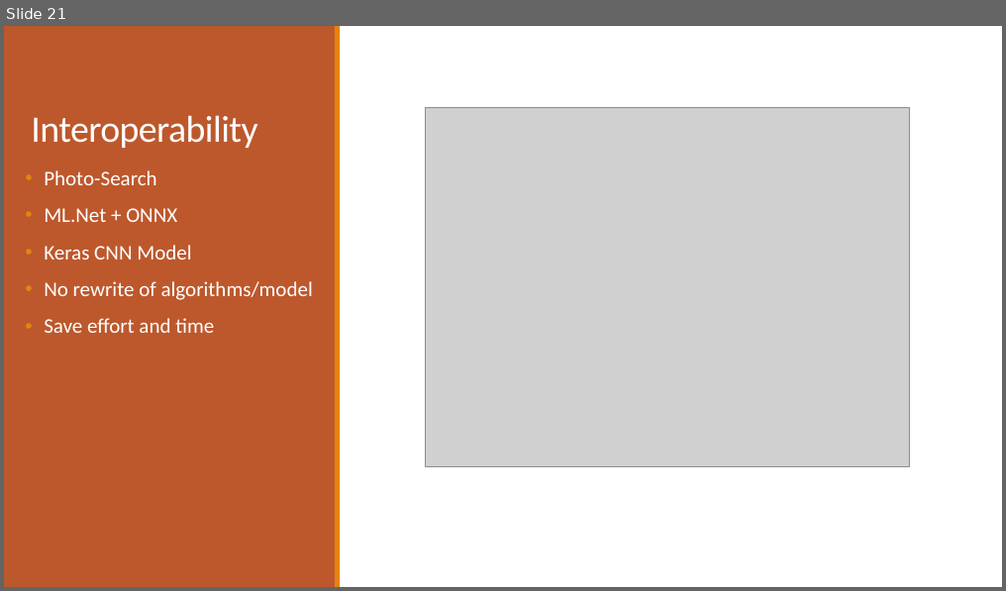
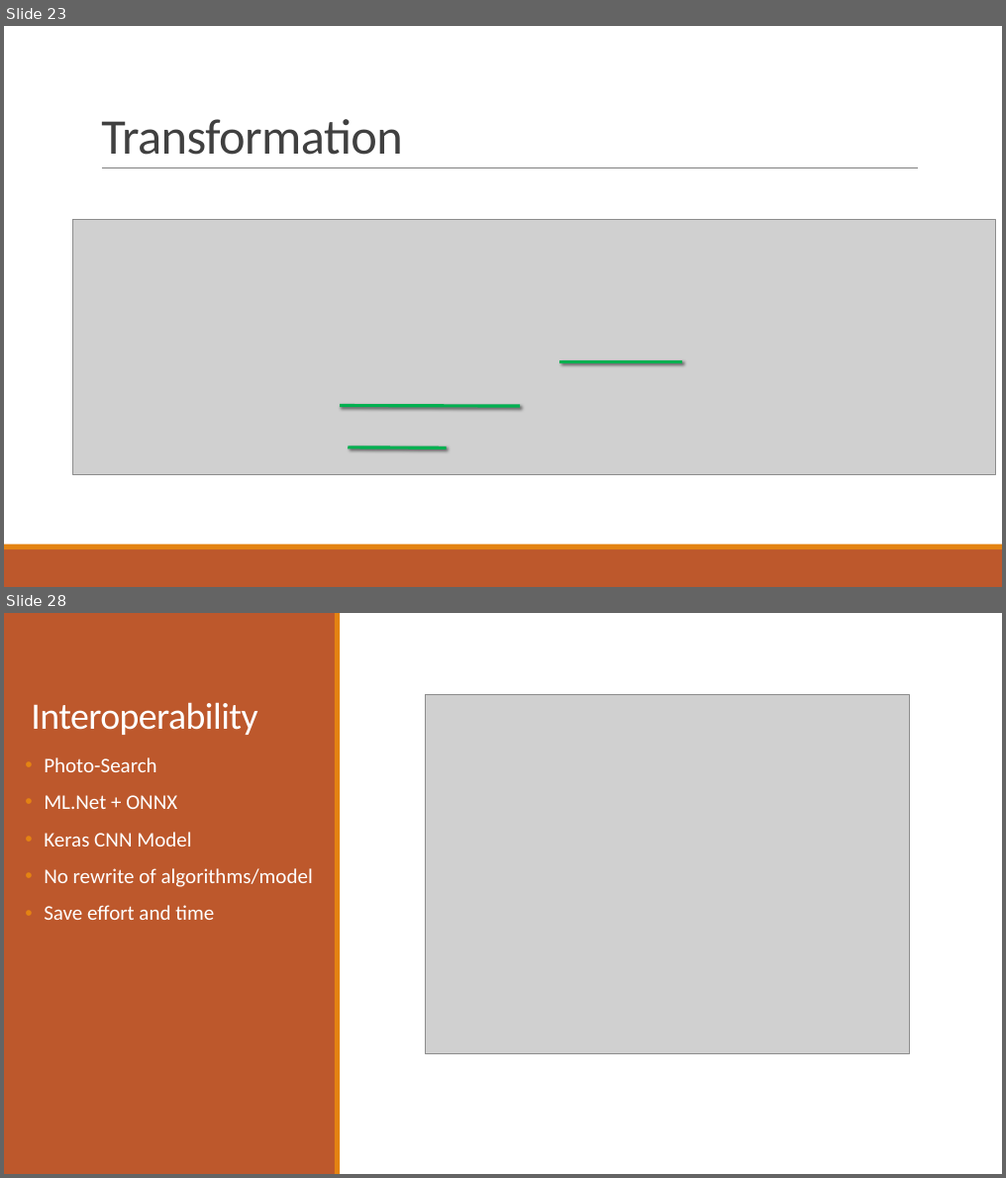
Before and after one commit to praveenraghuvanshi1512/AIML, a slide deck: Meetup_DotNet_10_Aug_2019/ML_Net_Praveen_Raghuvanshi_10_Aug_2019.pptx. Shown one above the other, each under a label of ours: slide 21 before the commit, slides 23 and 28 after it; the slides between them are not shown. The pictures are 1006x591 and 1006x1178 pixels, drawn with LibreOffice and Linux fonts; fonts in the diff are those of the drawing; grey boxes stand for pictures. Boxes give left, top, right and bottom in pixels: in the first picture for what was removed or moved away, otherwise in the second. Text is boxed around its words. In the diff, an @@ line names an element or a change of style, - is before the commit and + after.

```diff
--- a/Meetup_DotNet_10_Aug_2019/ML_Net_Praveen_Raghuvanshi_10_Aug_2019.pptx
+++ b/Meetup_DotNet_10_Aug_2019/ML_Net_Praveen_Raghuvanshi_10_Aug_2019.pptx
@@ slide 23 added at (4,26,1002,587), background #FFFFFF @@
@@ title added at (101,119,403,155), 48 pt, text #404040 @@
+Transformation
@@ line added from (102, 169) to (918, 169), #808080 0.5 pt @@
@@ picture added at (73,220,995,475) @@
@@ line added from (560, 363) to (683, 363), #00B050 3 pt @@
@@ line added from (341, 405) to (520, 406), #00B050 3 pt @@
@@ line added from (348, 448) to (447, 448), #00B050 3 pt @@
@@ rectangle added at (4,550,1002,587), fill #BD582C @@
@@ rectangle added at (4,545,1002,550), fill #E48312 @@
@@ what was slide 21 is now slide 28 @@
```
Also in this commit, not shown: 6 other slides added.
